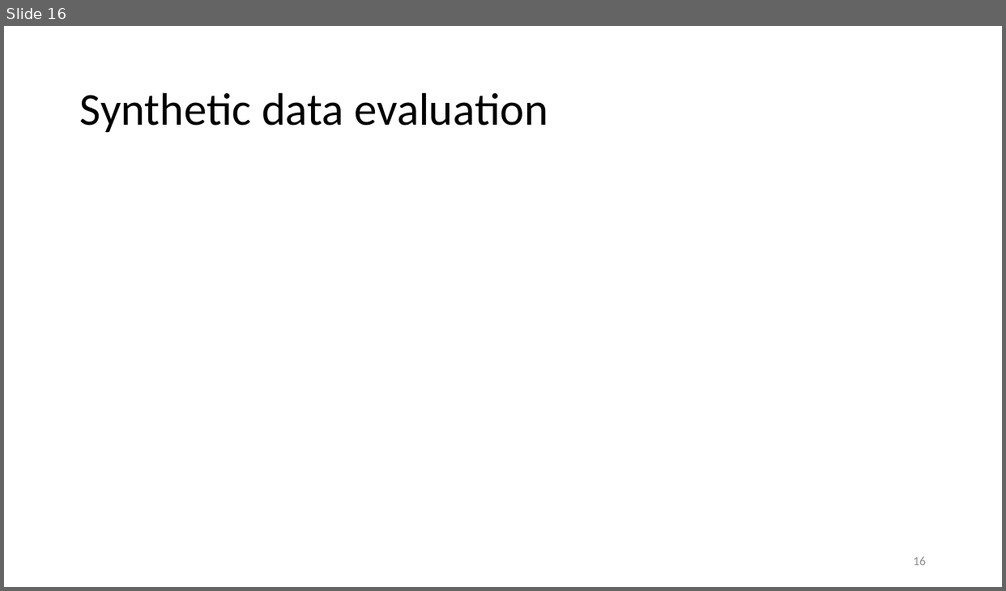
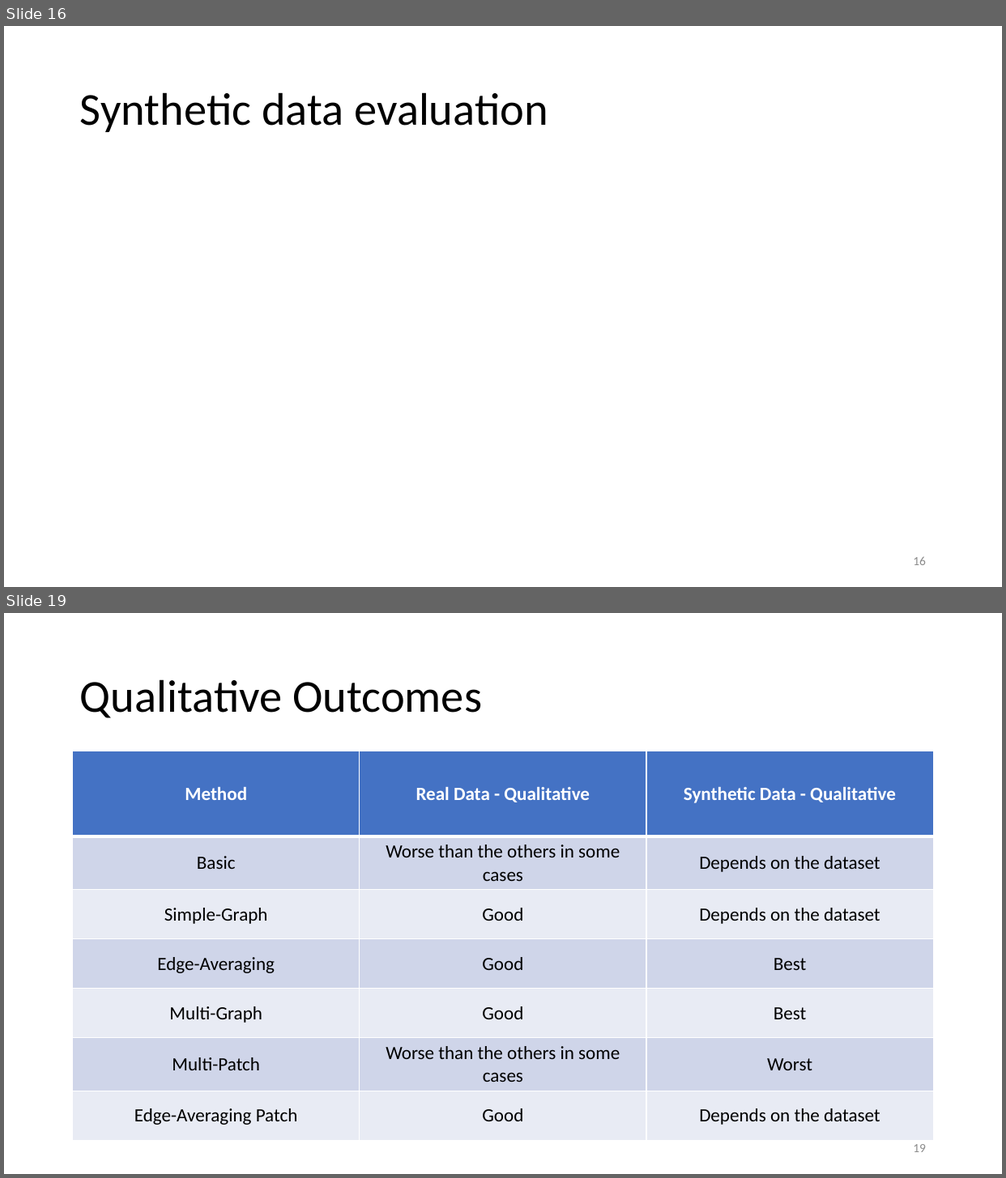
Before and after one commit to fasana-corrado/RGB-Mosaicing-via-Multigraph-Synchronization, a slide deck: presentation.pptx. Shown one above the other, each under a label of ours: slide 16 before the commit, slides 16 and 19 after it; the slides between them are not shown. The pictures are 1006x591 and 1006x1178 pixels, drawn with LibreOffice and Linux fonts; fonts in the diff are those of the drawing; grey boxes stand for pictures. Boxes give left, top, right and bottom in pixels: in the first picture for what was removed or moved away, otherwise in the second. Text is boxed around its words. In the diff, an @@ line names an element or a change of style, - is before the commit and + after.

```diff
--- a/presentation.pptx
+++ b/presentation.pptx
@@ slide 19 added at (4,613,1002,1174), background #FFFFFF @@
@@ title added at (80,679,482,718), 44 pt, text #000000 @@
+Qualitative Outcomes
@@ table added at (73,752,933,1139), 7 rows, 3 columns @@
+Method | Real Data - Qualitative | Synthetic Data - Qualitative
+Basic | Worse than the others in some cases | Depends on the dataset
+Simple-Graph | Good | Depends on the dataset
+Edge-Averaging | Good | Best
+Multi-Graph | Good | Best
+Multi-Patch | Worse than the others in some cases | Worst
+Edge-Averaging Patch | Good | Depends on the dataset
@@ page number added at (913,1144,926,1152), 12 pt, text #8C8C8C @@
+19
```
Also in this commit, not shown: 4 slides changed, 2 other slides added, 1 slide removed, 10 other files.
